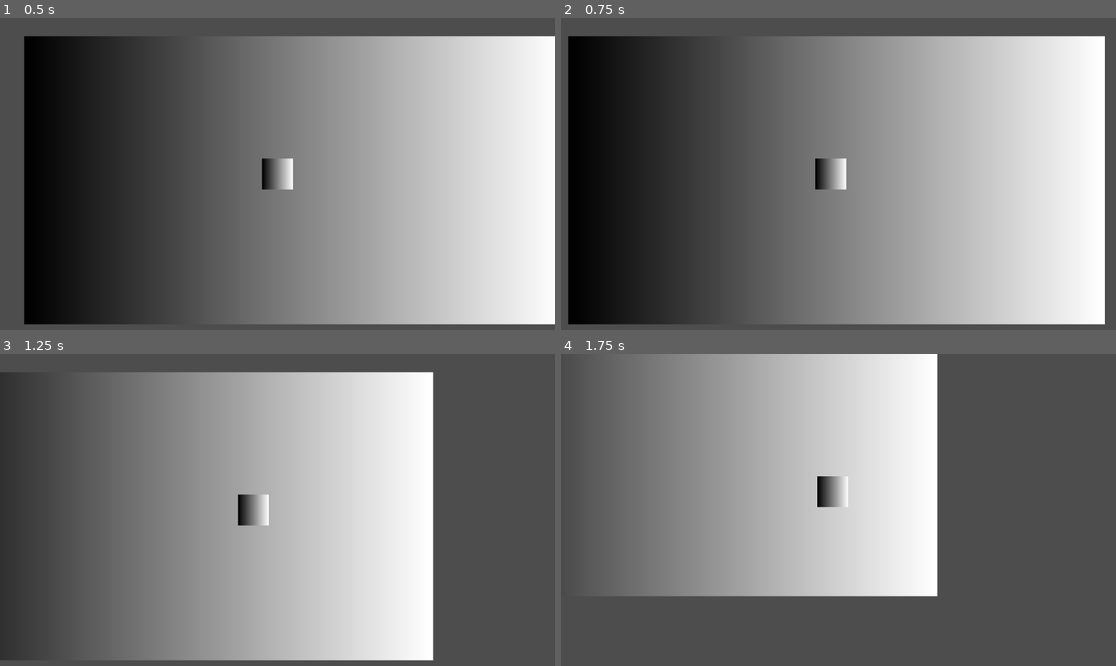
Above: before the commit, frames 1-4 (two rows, left to right).
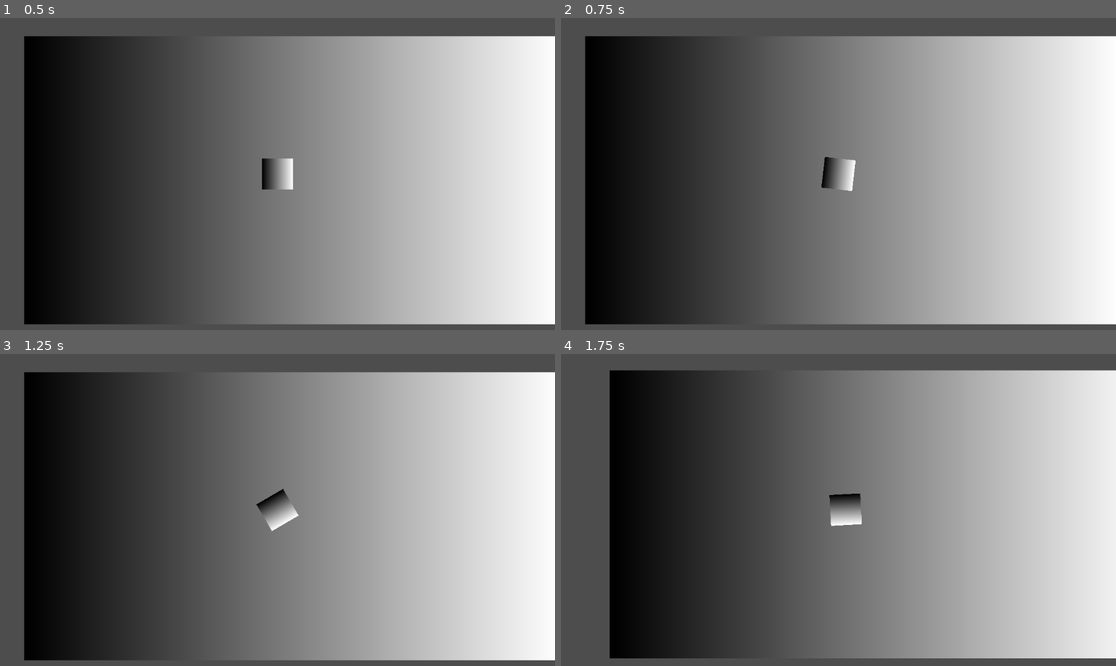
Above: after the commit, the same moments.

Repository: appellatebaton0/milkyway-1
Game: Godot game, scene res://scenes/main.tscn
The game is run twice, just before and just after one commit, with the same random seed, the same clock (stepped at 60 frames per second) and the same inputs.
Inputs:
- Up to frame 1 (0.5 s): no input
- Up to frame 2 (0.75 s): tap Enter at 0.5 s; hold D (right) from 0.53 s (still down)
- Up to frame 3 (1.25 s): keep holding D (right)
- Up to frame 4 (1.75 s): release D (right) at 1.28 s; hold S (down) from 1.28 s (still down)

Frame 1 is identical in both runs. In frame 2, 5.4% of the frame differs, in the area x 1-100%, y 5-99%; in frame 3, 90%, in the area x 0-100%, y 5-99%; in frame 4, 83%.

Commit message:
H4.4 - Vehicle Movement & Starting Spawner
- I switched out the straight-floating controller for a vehicle one, where L/R is turning and you can go forwards and backwards on that angle.
- Began working on spawners, but it's taking SO LONG because composition is hard, and making the values dynamic is harder (there's gotta be a better way)

Diff:
--- a/scenes/main.tscn
+++ b/scenes/main.tscn
@@ -1,8 +1,8 @@
-[gd_scene load_steps=16 format=3 uid="uid://bhp02oy73u0b5"]
+[gd_scene load_steps=17 format=3 uid="uid://bhp02oy73u0b5"]
 
 [ext_resource type="Script" uid="uid://cvqf1hrebc04p" path="res://scripts/bot.gd" id="1_o5qli"]
-[ext_resource type="Script" uid="uid://ce0lih35lp5ov" path="res://scripts/bits/movemaster2d.gd" id="2_0wfyh"]
-[ext_resource type="Script" uid="uid://dm0cvcckbo1ha" path="res://scripts/bits/movebits/control_bits/float_control.gd" id="3_sugp2"]
+[ext_resource type="Script" uid="uid://ce0lih35lp5ov" path="res://scripts/bits/movemaster2d.gd" id="2_a8y0u"]
+[ext_resource type="Script" uid="uid://cjub2h8aynu37" path="res://scripts/bits/movebits/control_bits/vehicle_control.gd" id="4_jkv2x"]
 [ext_resource type="Script" uid="uid://dh7uyas6k0ivv" path="res://scripts/bits/movebits/position2d.gd" id="4_jyhfs"]
 [ext_resource type="Script" uid="uid://cf8yvwn7y5dxj" path="res://scripts/values/vector2/operation_vec2.gd" id="4_trceg"]
 [ext_resource type="Script" uid="uid://dhiqy1na7pbxt" path="res://scripts/values/vector2/lerp_vec2.gd" id="5_o6xl0"]
@@ -10,9 +10,10 @@
 [ext_resource type="Script" uid="uid://cv1nebo3jeb7b" path="res://scripts/values/vector2/manual_vec2.gd" id="6_o6xl0"]
 [ext_resource type="Script" uid="uid://bwdw5vkktfk76" path="res://scripts/values/vector2/position_vec2.gd" id="6_tipki"]
 [ext_resource type="Script" uid="uid://dpdrlpfc562ev" path="res://scripts/values/vector2/cast_vec2.gd" id="9_ya4ey"]
-[ext_resource type="Script" uid="uid://d7n7ctdl2nsg" path="res://scripts/values/property.gd" id="10_eb6dy"]
+[ext_resource type="Script" path="res://scripts/values/property.gd" id="10_eb6dy"]
 [ext_resource type="Script" uid="uid://4ivi36601ppp" path="res://scripts/values/node/bit_node.gd" id="11_trceg"]
 [ext_resource type="Script" uid="uid://bslmamakq2ao5" path="res://scripts/values/node/group_node.gd" id="12_eb6dy"]
+[ext_resource type="Script" uid="uid://donf4y4qkpwsw" path="res://scripts/bits/spawner.gd" id="14_a8y0u"]
 
 [sub_resource type="Gradient" id="Gradient_0wfyh"]
 
@@ -31,12 +32,14 @@
 
 [node name="MoveMaster" type="CharacterBody2D" parent="Player"]
 motion_mode = 1
-script = ExtResource("2_0wfyh")
+script = ExtResource("2_a8y0u")
 
-[node name="FloatControlBit" type="Node" parent="Player/MoveMaster"]
-script = ExtResource("3_sugp2")
-acceleration = 900.0
-max_speed = 500.0
+[node name="VehicleControlBit" type="Node" parent="Player/MoveMaster"]
+script = ExtResource("4_jkv2x")
+rotation_max_speed = 115.872
+rotation_acceleration = 300.0
+move_max_speed = 500.0
+move_acceleration = 350.0
 
 [node name="Sprite2D" type="Sprite2D" parent="Player"]
 texture = SubResource("GradientTexture2D_sugp2")
@@ -66,7 +69,6 @@
 [node name="Velocity" type="Node" parent="Camera/MoveMaster/SetPosition/Next/LesserVelocity/PlayerVelocity"]
 script = ExtResource("10_eb6dy")
 property = "velocity"
-metadata/_custom_type_script = "uid://d7n7ctdl2nsg"
 
 [node name="MoveMaster" type="Node" parent="Camera/MoveMaster/SetPosition/Next/LesserVelocity/PlayerVelocity/Velocity"]
 script = ExtResource("11_trceg")
@@ -107,3 +109,9 @@
 metadata/_custom_type_script = "uid://cv1nebo3jeb7b"
 
 [node name="Camera2D" type="Camera2D" parent="Camera"]
+
+[node name="Spawner" type="Node2D" parent="."]
+script = ExtResource("1_o5qli")
+
+[node name="Node2D" type="Node2D" parent="Spawner"]
+script = ExtResource("14_a8y0u")
--- /dev/null
+++ b/script_templates/MoveBit2D/movebit2D_template.gd
@@ -0,0 +1,17 @@
+class_name ExampleMoveBit2D extends MoveBit2D
+## What do I do?
+
+func on_active() -> void:
+	pass
+func on_inactive() -> void:
+	pass
+
+func active(_delta:float) -> void:
+	pass
+func inactive(_delta:float) -> void:
+	pass
+
+func phys_active(_delta:float) -> void:
+	pass
+func phys_inactive(_delta:float) -> void:
+	pass
--- /dev/null
+++ b/script_templates/MoveBit3D/movebit3D_template.gd
@@ -0,0 +1,17 @@
+class_name ExampleMoveBit3D extends MoveBit3D
+## What do I do?
+
+func on_active() -> void:
+	pass
+func on_inactive() -> void:
+	pass
+
+func active(_delta:float) -> void:
+	pass
+func inactive(_delta:float) -> void:
+	pass
+
+func phys_active(_delta:float) -> void:
+	pass
+func phys_inactive(_delta:float) -> void:
+	pass
--- a/scripts/bits/bit.gd
+++ b/scripts/bits/bit.gd
@@ -7,6 +7,9 @@
 func get_bot() -> Bot:
 	var parent = get_parent()
 
+	if parent is Bit:
+		return parent.get_bot()
+
 	if parent is Bot:
 		return parent
 
--- /dev/null
+++ b/scripts/bits/movebits/control_bits/vehicle_control.gd
@@ -0,0 +1,58 @@
+class_name VehicleControlBit extends ControlBit
+## Allows for a bot to be controlled like a top-down vehicle; inputs to turn L/R, and move forwards and backwards.
+
+@export_group("Rotation", "rotation_")
+## The fastest the vehicle can turn, in degrees per second.
+@export_range(0.0, 360.0) var rotation_max_speed = 30.0
+## How much the rotation speed moves towards its max, per second.
+@export var rotation_acceleration = 30.0
+var rotation_speed := 0.0
+
+@export_group("Movement", "move_")
+## The fastest the vehicle can move forwards and backwards.
+@export var move_max_speed = 60.0
+## How much the speed approaches its max, per second
+@export var move_acceleration = 30.0
+var move_speed = 0.0
+
+func on_active() -> void:
+	pass
+func on_inactive() -> void:
+	pass
+
+func active(_delta:float) -> void:
+	pass
+func inactive(_delta:float) -> void:
+	pass
+
+func phys_active(delta:float) -> void:
+	## If LEFT input, rotate LEFT, if RIGHT rotate RIGHT
+
+	# Update the directions.
+	master.set_direction_x(Input.get_axis(inputs[inp.left], inputs[inp.right]))
+	master.set_direction_y(Input.get_axis(inputs[inp.up], inputs[inp.down]))
+
+	var direction := master.get_direction() # Clone it here for easier use.
+
+	# Update the rotation speed
+	if direction.x:
+		rotation_speed = move_toward(rotation_speed, rotation_max_speed * direction.x, rotation_acceleration * delta)
+	else:
+		rotation_speed = move_toward(rotation_speed, 0, rotation_acceleration * delta)
+
+	# Update the movement speed
+	if direction.y:
+		move_speed = move_toward(move_speed, move_max_speed * direction.y, move_acceleration * delta)
+	else:
+		move_speed = move_toward(move_speed, 0, move_acceleration * delta)
+
+	## Apply these values to the bot
+	if bot.is_class("Node2D"):
+		bot.rotate(deg_to_rad(rotation_speed * delta))
+
+		if abs(move_speed) > abs(master.mover.velocity.y):
+			master.mover.velocity = Vector2(0, move_speed).rotated(bot.rotation)
+
+
+func phys_inactive(_delta:float) -> void:
+	pass
--- a/scripts/bits/movemaster2d.gd
+++ b/scripts/bits/movemaster2d.gd
@@ -2,7 +2,21 @@
 ## Meant for a CharacterBody, provides a basis for movement
 ## This is a state machine!
 
-@export var mover:CharacterBody2D
+@onready var mover:CharacterBody2D = get_mover()
+func get_mover() -> CharacterBody2D:
+
+	## If SELF works, return that.
+	var me = self
+	if me is CharacterBody2D:
+		return me
+
+	## Otherwise, try the parent.
+	var parent = get_parent()
+	if parent is CharacterBody2D:
+		return parent
+
+	## If all else fails, return null.
+	return null
 
 var direction_x := -1.0 ## A float locked to -1.0, 0.0, 1.0
 func set_direction_x(to:float):
@@ -67,6 +81,13 @@
 			mover = me
 
 	if initial_bit == null:
+		## Look in siblings
+		for sibling in get_parent().get_children():
+			if sibling is MoveBit:
+				initial_bit = sibling
+				break
+	if initial_bit == null:
+		## Look in children
 		for child in get_children():
 			if child is MoveBit:
 				initial_bit = child
--- /dev/null
+++ b/scripts/bits/spawner.gd
@@ -0,0 +1,62 @@
+class_name SpawnerBit extends Bit
+## Spawns nodes from PackedScenes, with configurable intervals.
+
+## The node to add new spawns to.
+@export var parent:NodeValue
+## The PackedScene to use
+@export var scene:PackedSceneValue
+## The position to spawn the nodes at
+@export var spawn_position:Vector2Value
+## The rotation to spawn the nodes with (degrees).
+@export var spawn_rotation:FloatValue
+
+
+
+## Attempt to create and return a new node.
+func spawn_new() -> Node:
+	# Define the variables
+	var parent_v:Node
+	var scene_v:PackedScene
+	var position_v:Vector2
+	var rotation_v:float
+
+	# Attempt to set them
+	if parent != null:
+		parent_v = parent.value()
+	else:
+		parent_v = self
+
+	if scene != null:
+		scene_v = scene.value()
+	if scene_v == null:
+		return null # Can't make a node from nothing :(
+
+	if spawn_position != null:
+		position_v = spawn_position.value()
+	elif is_class("Node2D"):
+		position_v = self.global_position
+	elif bot.is_class("Node2D"):
+		position_v = bot.global_position
+	else:
+		position_v = Vector2.ZERO
+
+	if spawn_rotation != null:
+		rotation_v = spawn_rotation.value()
+	elif is_class("Node2D"):
+		rotation_v = self.rotation
+	elif bot.is_class("Node2D"):
+		rotation_v = bot.rotation
+	else:
+		rotation_v = 0.0
+
+	# Now that all the values FINALLY exist, make and return the node;
+
+	var new:Node = scene_v.instantiate()
+
+	parent_v.add_child(new)
+
+	if new is Node2D:
+		new.global_position = position_v
+		new.rotation = rotation_v
+
+	return new
--- /dev/null
+++ b/scripts/values/float/float.gd
@@ -0,0 +1,4 @@
+@abstract class_name FloatValue extends Value
+## Returns a float.
+
+@abstract func value() -> float
--- /dev/null
+++ b/scripts/values/float/manual_float.gd
@@ -0,0 +1,8 @@
+class_name ManualFloat extends FloatValue
+## What do I do?
+
+## The float to return.
+@export var response := 0.0
+
+func value() -> float:
+	return response
--- /dev/null
+++ b/scripts/values/packed_scene/manual_packedscene.gd
@@ -0,0 +1,7 @@
+class_name ManualPackedScene extends PackedSceneValue
+## Responds with a given PackedScene
+
+@export var response:PackedScene
+
+func value() -> PackedScene:
+	return response
--- /dev/null
+++ b/scripts/values/packed_scene/packed_scene.gd
@@ -0,0 +1,4 @@
+@abstract class_name PackedSceneValue extends Value
+## Returns a PackedScene
+
+@abstract func value() -> PackedScene
Not shown: 1 places in scenes/main.tscn that only renumber resources
Not shown, added: script_templates/MoveBit2D/movebit2D_template.gd.uid
Not shown, added: script_templates/MoveBit3D/movebit3D_template.gd.uid
Not shown, added: scripts/bits/movebits/control_bits/vehicle_control.gd.uid
Not shown, added: scripts/bits/spawner.gd.uid
Not shown, added: scripts/values/float/float.gd.uid
Not shown, added: scripts/values/float/manual_float.gd.uid
Not shown, added: scripts/values/packed_scene/manual_packedscene.gd.uid
Not shown, added: scripts/values/packed_scene/packed_scene.gd.uid
